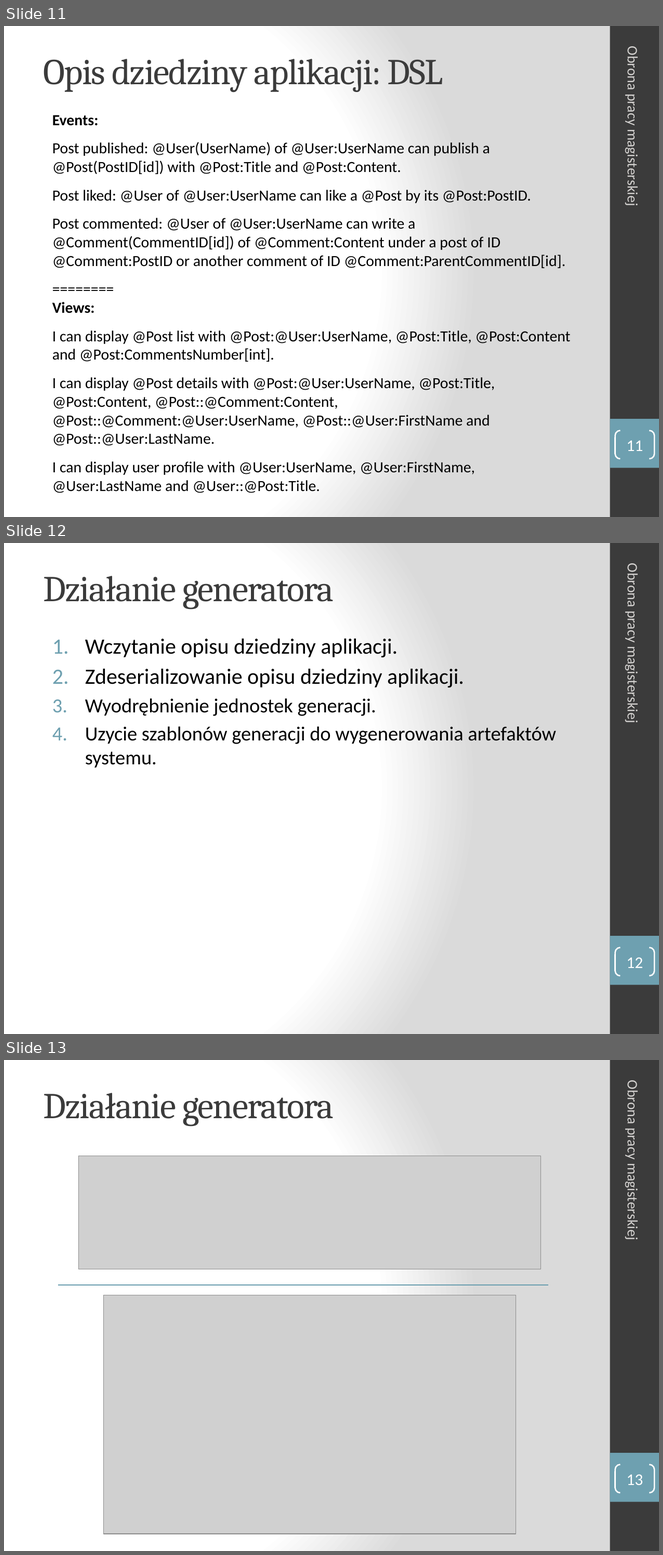
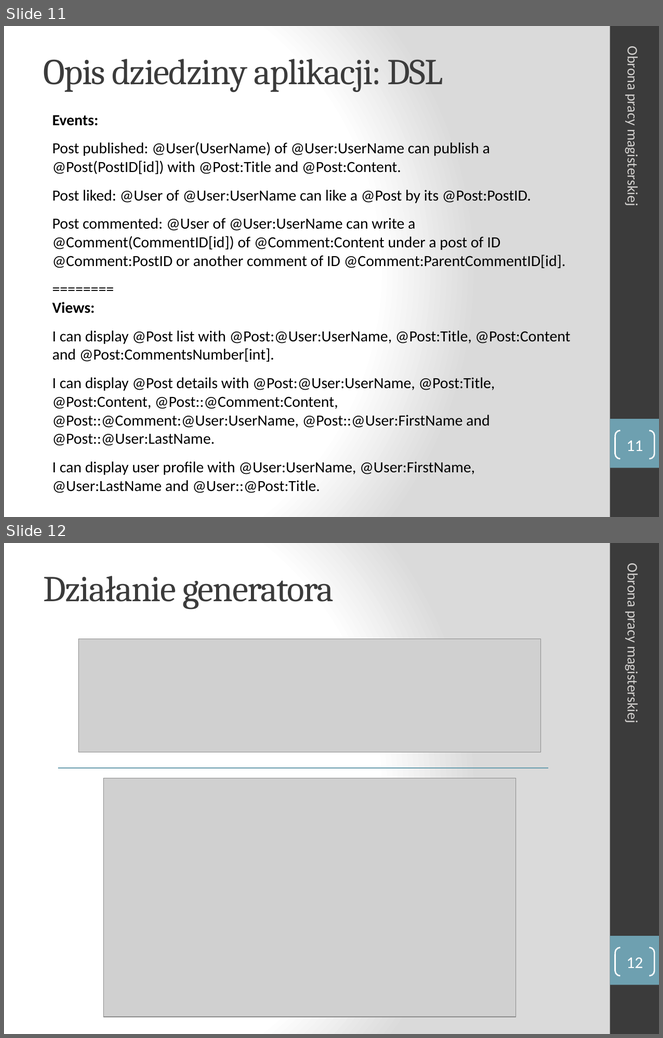
Before and after one commit to manisero/MasterThesis, a slide deck: thesis/presentation/presentation.pptx. Shown one above the other, each under a label of ours: slides 11, 12 and 13 before the commit, slides 11 and 12 after it. The pictures are 663x1555 and 663x1038 pixels, drawn with LibreOffice and Linux fonts; fonts in the diff are those of the drawing; grey boxes stand for pictures. Boxes give left, top, right and bottom in pixels: in the first picture for what was removed or moved away, otherwise in the second. Text is boxed around its words. In the diff, an @@ line names an element or a change of style, - is before the commit and + after.

```diff
--- a/thesis/presentation/presentation.pptx
+++ b/thesis/presentation/presentation.pptx
@@ slide 12 removed at [4,543,659,1034], background gradient #FFFFFF to #DADADA; not listed: 2 template elements that a slide beside it also shows @@
@@ text removed at [624,567,642,721] @@
-Obrona pracy magisterskiej
@@ title removed at [44,576,334,609] @@
-Działanie generatora
@@ text removed at [85,638,556,768] @@
-1. Wczytanie opisu dziedziny aplikacji.
-2. Zdeserializowanie opisu dziedziny aplikacji.
-3. Wyodrębnienie jednostek generacji.
-4. Uzycie szablonów generacji do wygenerowania artefaktów systemu.
@@ page number removed at [616,948,655,976] @@
-12
@@ what was slide 13 is now slide 12 @@
@@ page number at [626,957,643,968]: text changed @@
-13
+12
```
Also in this commit, not shown: 2 slides changed.
